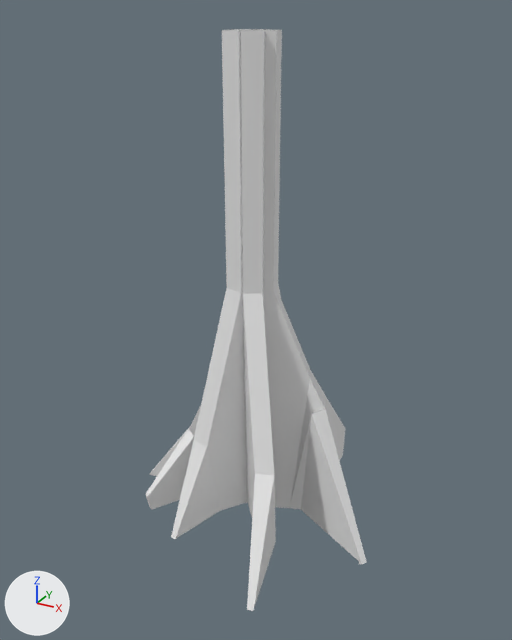
Two versions of the FBX model Assets/1. Art/3D Assets/Trees Final/Terra Firme/TF_Tree 03.fbx, one commit apart.
Before and after are seen from a 50 mm camera at (36.8, -66.1, 58.6) aimed at (1.4, -1.7, 26.4). Arrows for +X, +Y and +Z are at lower left; the lights stay in place. Where no turn or scale is listed for an object, it has been applied to the vertices.

In view in the first picture: 'TF_Tree 03'.
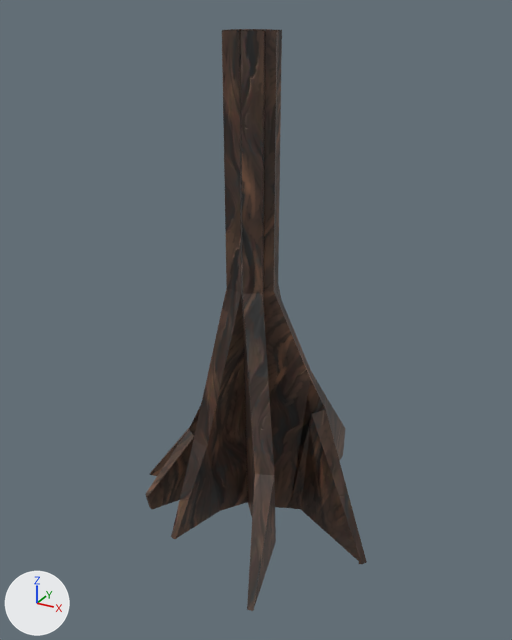
Commit message: 3D ASSETS - TF 3

Location of each change, [x1, y1, x2, y2] in pixels of the pictures (512 x 640 px):
```json
{"object": "TF_Tree 03", "change": "recoloured", "before": [145, 29, 367, 611], "after": [145, 29, 367, 611]}
```

The change, as JSON lines over the scene's bpy script:
```json
{"op": "add", "block": "img_madeira_1_png", "code": ["img_madeira_1_png = load_image('madeira_1.png', '../../../2d art/textures/vtexturas/madeira 1.png', 2048, 2048, 'sRGB')"]}
{"op": "add", "block": "mat_material_005", "code": ["mat_material_005 = principled_material('Material.005')", "mat_material_005.texture = img_madeira_1_png"]}
{"block": "me_plane_017", "where": "me_plane_017.from_pydata(...)  # 594 vertices, 578 faces; spans x -15.0..17.2, y -16.9..14.9, z -0.2..56.7"}
{"op": "add", "block": "me_plane_017", "code": "me_plane_017.materials.append(mat_material_005)  # picture img_madeira_1_png"}
```
